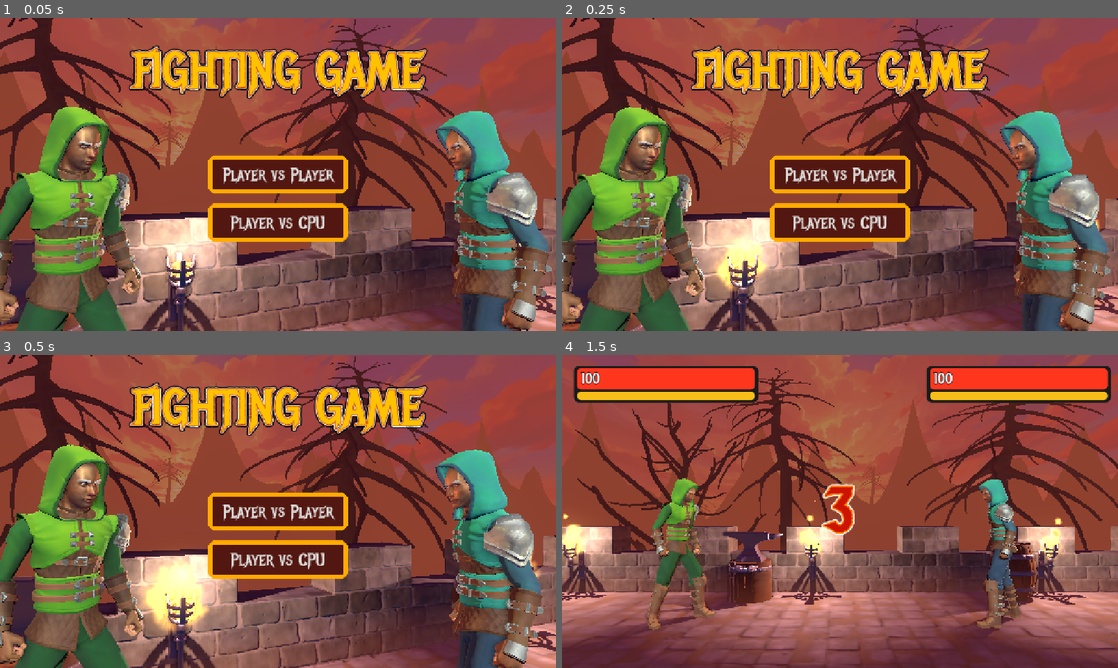
Above: before the commit, frames 1-4 (two rows, left to right).
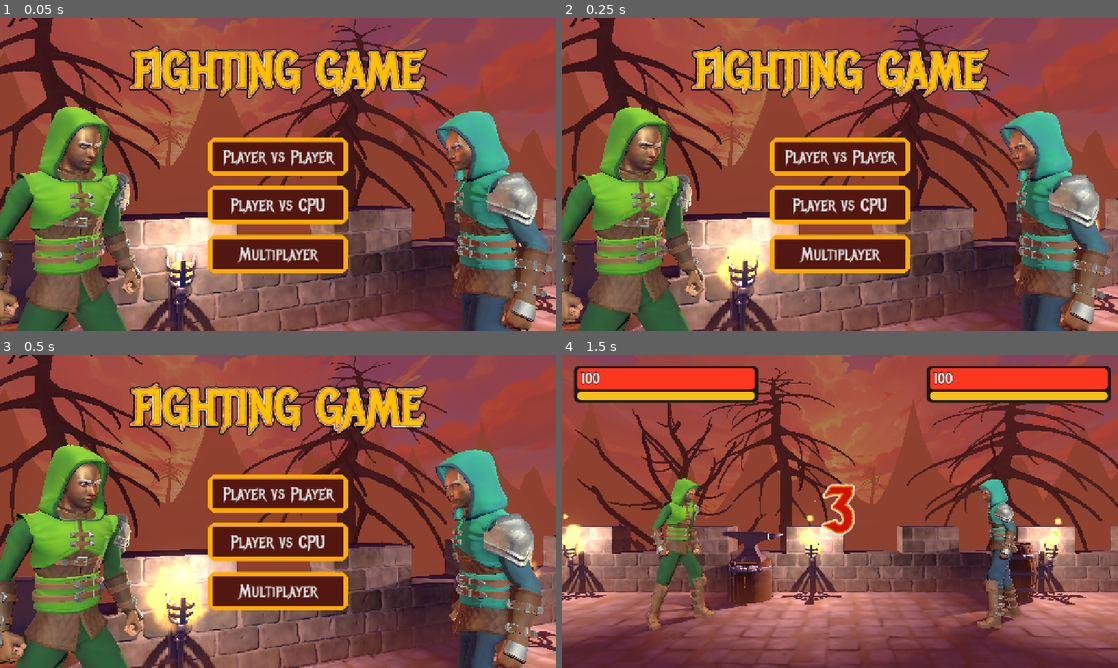
Above: after the commit, the same moments.

Repository: myles-rockland/fighting-game
Game: Godot game, scene res://Scenes/menu.tscn
Two runs of this game, one before a commit and one after it. Both use one fixed random seed, a clock stepped at 60 frames per second and the inputs below.
Inputs:
- Up to frame 1 (0.05 s): no input
- Up to frame 2 (0.25 s): no input
- Up to frame 3 (0.5 s): no input
- Up to frame 4 (1.5 s): click "Player vs Player" at 0.5 s

The runs differ from the first frame. In frame 1, 9.0% of the frame differs, in the area x 37-63%, y 38-82%; in frame 2, 9.0%; in frame 3, 9.0%; in frame 4, nothing differs.

Commit message:
Setup transitions between menu screens

Diff:
--- a/Scenes/menu.tscn
+++ b/Scenes/menu.tscn
@@ -4,8 +4,11 @@
 [ext_resource type="Script" uid="uid://cgiehurs6dw6f" path="res://Scripts/Menu/menu.gd" id="1_rfqti"]
 [ext_resource type="FontFile" uid="uid://bxx08scfu6nvs" path="res://Fonts/MetalMania-Regular.ttf" id="2_xhh6f"]
 [ext_resource type="PackedScene" uid="uid://d6jbw6wmibtg" path="res://Models/Outfits/Male_Ranger.gltf" id="3_q3rjx"]
+[ext_resource type="Script" uid="uid://c8uluemvdnmvj" path="res://Scripts/Menu/main_menu_screen.gd" id="4_5ti5v"]
 [ext_resource type="ArrayMesh" uid="uid://dm85wfnj78bd0" path="res://Models/FighterHead/Fighter_0_Head_Sphere_005_Retopology_004.res" id="4_6swd7"]
+[ext_resource type="Script" uid="uid://diy4wkqrubef0" path="res://Scripts/Menu/multiplayer_setup_screen.gd" id="5_1by5w"]
 [ext_resource type="ArrayMesh" uid="uid://cec0rgv8m4agg" path="res://Models/FighterHead/Fighter_0_Head_Face_001.res" id="5_7qvly"]
+[ext_resource type="Script" uid="uid://cj31wsyjwpchd" path="res://Scripts/Menu/multiplayer_lobby_screen.gd" id="6_kmwmt"]
 [ext_resource type="ArrayMesh" uid="uid://cl3k1a1875ioj" path="res://Models/FighterHead/Fighter_0_Head_Face.res" id="6_rfqti"]
 [ext_resource type="Script" uid="uid://b74q6ifxm4hti" path="res://Scripts/Hitboxes/hit_sender.gd" id="7_g8i7c"]
 [ext_resource type="Script" uid="uid://b04w020465vjn" path="res://Scripts/Hitboxes/hit_receiver.gd" id="8_23t3j"]
@@ -63,6 +66,49 @@
 corner_radius_bottom_left = 10
 corner_detail = 1
 
+[sub_resource type="StyleBoxFlat" id="StyleBoxFlat_g8i7c"]
+bg_color = Color(0.32156864, 0.09019608, 0.0627451, 1)
+border_width_left = 5
+border_width_top = 5
+border_width_right = 5
+border_width_bottom = 5
+border_color = Color(1, 0.67058825, 0, 1)
+corner_radius_top_left = 10
+corner_radius_top_right = 10
+corner_radius_bottom_right = 10
+corner_radius_bottom_left = 10
+corner_detail = 1
+
+[sub_resource type="StyleBoxFlat" id="StyleBoxFlat_23t3j"]
+bg_color = Color(0.1882353, 0.039215688, 0.019607844, 1)
+border_width_left = 5
+border_width_top = 5
+border_width_right = 5
+border_width_bottom = 5
+border_color = Color(1, 0.67058825, 0, 1)
+corner_radius_top_left = 10
+corner_radius_top_right = 10
+corner_radius_bottom_right = 10
+corner_radius_bottom_left = 10
+corner_detail = 1
+
+[sub_resource type="StyleBoxFlat" id="StyleBoxFlat_8ph6h"]
+bg_color = Color(0.20784314, 0.039215688, 0.03137255, 1)
+border_width_left = 5
+border_width_top = 5
+border_width_right = 5
+border_width_bottom = 5
+border_color = Color(1, 0.67058825, 0, 1)
+corner_radius_top_left = 10
+corner_radius_top_right = 10
+corner_radius_bottom_right = 10
+corner_radius_bottom_left = 10
+corner_detail = 1
+
+[sub_resource type="LabelSettings" id="LabelSettings_gvo7x"]
+font = ExtResource("2_xhh6f")
+font_size = 50
+
 [sub_resource type="SphereShape3D" id="SphereShape3D_8ph6h"]
 radius = 0.2
 
@@ -78,11 +124,12 @@
 }
 
 [node name="Menu" type="Node3D" unique_id=1287418912]
+
+[node name="Environment" parent="." unique_id=386558300 instance=ExtResource("1_1rerr")]
+
+[node name="CanvasLayer" type="CanvasLayer" parent="." unique_id=121250503 node_paths=PackedStringArray("start_screen")]
 script = ExtResource("1_rfqti")
-
-[node name="Environment" parent="." unique_id=386558300 instance=ExtResource("1_1rerr")]
-
-[node name="CanvasLayer" type="CanvasLayer" parent="." unique_id=121250503]
+start_screen = NodePath("MainMenuScreen")
 
 [node name="Title" type="Label" parent="CanvasLayer" unique_id=1597713188]
 anchors_preset = 10
@@ -95,16 +142,27 @@
 horizontal_alignment = 1
 vertical_alignment = 1
 
-[node name="PlayerVSPlayerButton" type="Button" parent="CanvasLayer" unique_id=1191749729]
+[node name="MainMenuScreen" type="Control" parent="CanvasLayer" unique_id=1693747117]
+visible = false
+layout_mode = 3
+anchors_preset = 15
+anchor_right = 1.0
+anchor_bottom = 1.0
+grow_horizontal = 2
+grow_vertical = 2
+script = ExtResource("4_5ti5v")
+
+[node name="PlayerVSPlayerButton" type="Button" parent="CanvasLayer/MainMenuScreen" unique_id=1191749729]
+layout_mode = 1
 anchors_preset = 8
 anchor_left = 0.5
 anchor_top = 0.5
 anchor_right = 0.5
 anchor_bottom = 0.5
 offset_left = -161.0
-offset_top = -44.0
+offset_top = -85.0
 offset_right = 161.0
-offset_bottom = 44.0
+offset_bottom = 3.0
 grow_horizontal = 2
 grow_vertical = 2
 theme_override_fonts/font = ExtResource("2_xhh6f")
@@ -114,16 +172,17 @@
 theme_override_styles/hover = SubResource("StyleBoxFlat_cayip")
 text = "Player vs Player"
 
-[node name="PlayerVSAIButton" type="Button" parent="CanvasLayer" unique_id=1282391625]
+[node name="PlayerVSAIButton" type="Button" parent="CanvasLayer/MainMenuScreen" unique_id=1282391625]
+layout_mode = 1
 anchors_preset = 8
 anchor_left = 0.5
 anchor_top = 0.5
 anchor_right = 0.5
 anchor_bottom = 0.5
 offset_left = -161.0
-offset_top = 67.0
+offset_top = 26.0
 offset_right = 161.0
-offset_bottom = 155.0
+offset_bottom = 114.0
 grow_horizontal = 2
 grow_vertical = 2
 theme_override_fonts/font = ExtResource("2_xhh6f")
@@ -132,6 +191,204 @@
 theme_override_styles/pressed = SubResource("StyleBoxFlat_xhh6f")
 theme_override_styles/hover = SubResource("StyleBoxFlat_cayip")
 text = "Player vs CPU"
+
+[node name="MultiplayerButton" type="Button" parent="CanvasLayer/MainMenuScreen" unique_id=952050283]
+layout_mode = 1
+anchors_preset = 8
+anchor_left = 0.5
+anchor_top = 0.5
+anchor_right = 0.5
+anchor_bottom = 0.5
+offset_left = -161.0
+offset_top = 139.0
+offset_right = 161.0
+offset_bottom = 227.0
+grow_horizontal = 2
+grow_vertical = 2
+theme_override_fonts/font = ExtResource("2_xhh6f")
+theme_override_font_sizes/font_size = 41
+theme_override_styles/normal = SubResource("StyleBoxFlat_gvo7x")
+theme_override_styles/pressed = SubResource("StyleBoxFlat_xhh6f")
+theme_override_styles/hover = SubResource("StyleBoxFlat_cayip")
+text = "Multiplayer"
+
+[node name="MultiplayerSetupScreen" type="Control" parent="CanvasLayer" unique_id=1420178146]
+visible = false
+layout_mode = 3
+anchors_preset = 15
+anchor_right = 1.0
+anchor_bottom = 1.0
+grow_horizontal = 2
+grow_vertical = 2
+script = ExtResource("5_1by5w")
+
+[node name="VBoxContainer" type="VBoxContainer" parent="CanvasLayer/MultiplayerSetupScreen" unique_id=916307559]
+layout_mode = 1
+anchors_preset = 8
+anchor_left = 0.5
+anchor_top = 0.5
+anchor_right = 0.5
+anchor_bottom = 0.5
+offset_left = -191.75
+offset_top = -50.5
+offset_right = 191.75
+offset_bottom = 50.5
+grow_horizontal = 2
+grow_vertical = 2
+
+[node name="UsernameInput" type="LineEdit" parent="CanvasLayer/MultiplayerSetupScreen/VBoxContainer" unique_id=213865726]
+layout_mode = 2
+placeholder_text = "Username..."
+
+[node name="IPInput" type="LineEdit" parent="CanvasLayer/MultiplayerSetupScreen/VBoxContainer" unique_id=1332552847]
+layout_mode = 2
+placeholder_text = "IP Address..."
+
+[node name="PortInput" type="LineEdit" parent="CanvasLayer/MultiplayerSetupScreen/VBoxContainer" unique_id=969928762]
+layout_mode = 2
+placeholder_text = "Port..."
+
+[node name="CreateGameButton" type="Button" parent="CanvasLayer/MultiplayerSetupScreen/VBoxContainer" unique_id=1544175236]
+layout_mode = 2
+theme_override_fonts/font = ExtResource("2_xhh6f")
+theme_override_font_sizes/font_size = 25
+theme_override_styles/normal = SubResource("StyleBoxFlat_g8i7c")
+theme_override_styles/pressed = SubResource("StyleBoxFlat_23t3j")
+theme_override_styles/hover = SubResource("StyleBoxFlat_8ph6h")
+text = "Create Game"
+
+[node name="JoinGameButton" type="Button" parent="CanvasLayer/MultiplayerSetupScreen/VBoxContainer" unique_id=384800619]
+layout_mode = 2
+theme_override_fonts/font = ExtResource("2_xhh6f")
+theme_override_font_sizes/font_size = 25
+theme_override_styles/normal = SubResource("StyleBoxFlat_g8i7c")
+theme_override_styles/pressed = SubResource("StyleBoxFlat_23t3j")
+theme_override_styles/hover = SubResource("StyleBoxFlat_8ph6h")
+text = "Join Game"
+
+[node name="BackButton" type="Button" parent="CanvasLayer/MultiplayerSetupScreen" unique_id=2067598421]
+layout_mode = 1
+anchors_preset = 7
+anchor_left = 0.5
+anchor_top = 1.0
+anchor_right = 0.5
+anchor_bottom = 1.0
+offset_left = -72.375
+offset_top = -174.0
+offset_right = 72.375
+offset_bottom = -102.0
+grow_horizontal = 2
+grow_vertical = 0
+theme_override_fonts/font = ExtResource("2_xhh6f")
+theme_override_font_sizes/font_size = 41
+theme_override_styles/normal = SubResource("StyleBoxFlat_gvo7x")
+theme_override_styles/pressed = SubResource("StyleBoxFlat_xhh6f")
+theme_override_styles/hover = SubResource("StyleBoxFlat_cayip")
+text = "Back"
+
+[node name="MultiplayerLobbyScreen" type="Control" parent="CanvasLayer" unique_id=284254006]
+visible = false
+layout_mode = 3
+anchors_preset = 15
+anchor_right = 1.0
+anchor_bottom = 1.0
+grow_horizontal = 2
+grow_vertical = 2
+script = ExtResource("6_kmwmt")
+
+[node name="PlayerHost" type="Label" parent="CanvasLayer/MultiplayerLobbyScreen" unique_id=1553447571]
+layout_mode = 1
+anchors_preset = 8
+anchor_left = 0.5
+anchor_top = 0.5
+anchor_right = 0.5
+anchor_bottom = 0.5
+offset_left = -136.5
+offset_top = -126.0
+offset_right = 136.5
+offset_bottom = -63.0
+grow_horizontal = 2
+grow_vertical = 2
+text = "Player 0 Name"
+label_settings = SubResource("LabelSettings_gvo7x")
+horizontal_alignment = 1
+vertical_alignment = 1
+
+[node name="vs" type="Label" parent="CanvasLayer/MultiplayerLobbyScreen" unique_id=692045558]
+layout_mode = 1
+anchors_preset = 8
+anchor_left = 0.5
+anchor_top = 0.5
+anchor_right = 0.5
+anchor_bottom = 0.5
+offset_left = -136.5
+offset_top = -62.0
+offset_right = 136.5
+offset_bottom = 1.0
+grow_horizontal = 2
+grow_vertical = 2
+text = "vs"
+label_settings = SubResource("LabelSettings_gvo7x")
+horizontal_alignment = 1
+vertical_alignment = 1
+
+[node name="PlayerClient" type="Label" parent="CanvasLayer/MultiplayerLobbyScreen" unique_id=652120540]
+layout_mode = 1
+anchors_preset = 8
+anchor_left = 0.5
+anchor_top = 0.5
+anchor_right = 0.5
+anchor_bottom = 0.5
+offset_left = -136.5
+offset_top = -1.0
+offset_right = 136.5
+offset_bottom = 62.0
+grow_horizontal = 2
+grow_vertical = 2
+text = "Player 1 Name"
+label_settings = SubResource("LabelSettings_gvo7x")
+horizontal_alignment = 1
+vertical_alignment = 1
+
+[node name="LeaveButton" type="Button" parent="CanvasLayer/MultiplayerLobbyScreen" unique_id=299822979]
+layout_mode = 1
+anchors_preset = 7
+anchor_left = 0.5
+anchor_top = 1.0
+anchor_right = 0.5
+anchor_bottom = 1.0
+offset_left = -101.0
+offset_top = -112.0
+offset_right = 101.0
+offset_bottom = -40.0
+grow_horizontal = 2
+grow_vertical = 0
+theme_override_fonts/font = ExtResource("2_xhh6f")
+theme_override_font_sizes/font_size = 41
+theme_override_styles/normal = SubResource("StyleBoxFlat_gvo7x")
+theme_override_styles/pressed = SubResource("StyleBoxFlat_xhh6f")
+theme_override_styles/hover = SubResource("StyleBoxFlat_cayip")
+text = "Leave"
+
+[node name="StartGameButton" type="Button" parent="CanvasLayer/MultiplayerLobbyScreen" unique_id=686088417]
+layout_mode = 1
+anchors_preset = 7
+anchor_left = 0.5
+anchor_top = 1.0
+anchor_right = 0.5
+anchor_bottom = 1.0
+offset_left = -133.0
+offset_top = -202.0
+offset_right = 133.0
+offset_bottom = -130.0
+grow_horizontal = 2
+grow_vertical = 0
+theme_override_fonts/font = ExtResource("2_xhh6f")
+theme_override_font_sizes/font_size = 41
+theme_override_styles/normal = SubResource("StyleBoxFlat_gvo7x")
+theme_override_styles/pressed = SubResource("StyleBoxFlat_xhh6f")
+theme_override_styles/hover = SubResource("StyleBoxFlat_cayip")
+text = "Start Game"
 
 [node name="Camera3D" type="Camera3D" parent="." unique_id=1469007003]
 transform = Transform3D(0.92077315, 0, -0.39009854, 0, 1, 0, 0.39009854, 0, 0.92077315, -0.92048806, 1.5064595, 1.7605548)
@@ -473,8 +730,14 @@
 volume_db = -15.0
 autoplay = true
 
-[connection signal="pressed" from="CanvasLayer/PlayerVSPlayerButton" to="." method="_on_player_vs_player_button_pressed"]
-[connection signal="pressed" from="CanvasLayer/PlayerVSAIButton" to="." method="_on_player_vs_ai_button_pressed"]
+[connection signal="pressed" from="CanvasLayer/MainMenuScreen/PlayerVSPlayerButton" to="CanvasLayer/MainMenuScreen" method="_on_player_vs_player_button_pressed"]
+[connection signal="pressed" from="CanvasLayer/MainMenuScreen/PlayerVSAIButton" to="CanvasLayer/MainMenuScreen" method="_on_player_vsai_button_pressed"]
+[connection signal="pressed" from="CanvasLayer/MainMenuScreen/MultiplayerButton" to="CanvasLayer/MainMenuScreen" method="_on_multiplayer_button_pressed"]
+[connection signal="pressed" from="CanvasLayer/MultiplayerSetupScreen/VBoxContainer/CreateGameButton" to="CanvasLayer/MultiplayerSetupScreen" method="_on_create_game_button_pressed"]
+[connection signal="pressed" from="CanvasLayer/MultiplayerSetupScreen/VBoxContainer/JoinGameButton" to="CanvasLayer/MultiplayerSetupScreen" method="_on_join_game_button_pressed"]
+[connection signal="pressed" from="CanvasLayer/MultiplayerSetupScreen/BackButton" to="CanvasLayer/MultiplayerSetupScreen" method="_on_back_button_pressed"]
+[connection signal="pressed" from="CanvasLayer/MultiplayerLobbyScreen/LeaveButton" to="CanvasLayer/MultiplayerLobbyScreen" method="_on_leave_button_pressed"]
+[connection signal="pressed" from="CanvasLayer/MultiplayerLobbyScreen/StartGameButton" to="CanvasLayer/MultiplayerLobbyScreen" method="_on_start_game_button_pressed"]
 
 [editable path="Male_Ranger"]
 [editable path="Male_Ranger3"]
--- /dev/null
+++ b/Scripts/Menu/main_menu_screen.gd
@@ -0,0 +1,18 @@
+extends MenuScreen
+
+@onready var menu : Menu = $".."
+
+func _on_player_vs_player_button_pressed() -> void:
+	_start_game(GameConfig.GameMode.PLAYER_VS_PLAYER)
+
+
+func _on_player_vsai_button_pressed() -> void:
+	_start_game(GameConfig.GameMode.PLAYER_VS_AI)
+
+
+func _on_multiplayer_button_pressed() -> void:
+	menu.set_screen($"../MultiplayerSetupScreen")
+
+func _start_game(game_mode : GameConfig.GameMode):
+	GameConfig.game_mode = game_mode
+	get_tree().change_scene_to_file("res://Scenes/game.tscn")
--- a/Scripts/Menu/menu.gd
+++ b/Scripts/Menu/menu.gd
@@ -1,14 +1,25 @@
-extends Node3D
+class_name Menu
+extends CanvasLayer
 
+@export var start_screen : MenuScreen
+var screens : Array[MenuScreen] = []
+var current_screen : MenuScreen
 
-func _on_player_vs_player_button_pressed() -> void:
-	_start_game(GameConfig.GameMode.PLAYER_VS_PLAYER)
+func _ready():
+	for child in get_children():
+		if child is not MenuScreen:
+			continue
 
+		screens.append(child)
+		child.visible = false
 
+	set_screen(start_screen)
 
-func _on_player_vs_ai_button_pressed() -> void:
-	_start_game(GameConfig.GameMode.PLAYER_VS_AI)
+func set_screen(screen : MenuScreen):
+	if current_screen:
+		current_screen.close()
+		current_screen.visible = false
 
-func _start_game(game_mode : GameConfig.GameMode):
-	GameConfig.game_mode = game_mode
-	get_tree().change_scene_to_file("res://Scenes/game.tscn")
+	current_screen = screen
+	current_screen.visible = true
+	current_screen.open()
--- /dev/null
+++ b/Scripts/Menu/menu_screen.gd
@@ -0,0 +1,8 @@
+class_name MenuScreen
+extends Node
+
+func open():
+	pass
+
+func close():
+	pass
--- /dev/null
+++ b/Scripts/Menu/multiplayer_lobby_screen.gd
@@ -0,0 +1,21 @@
+extends MenuScreen
+
+@onready var menu : Menu = $".."
+
+@onready var player_host_name : Label = $PlayerHost
+@onready var player_client_name : Label = $PlayerClient
+
+@onready var start_game_button : Button = $StartGameButton
+
+func open():
+	_update_ui()
+
+func _update_ui():
+	pass
+
+func _on_leave_button_pressed() -> void:
+	# TODO: Disconnect from the server
+	menu.set_screen($"../MainMenuScreen")
+
+func _on_start_game_button_pressed() -> void:
+	print("Start game")
--- /dev/null
+++ b/Scripts/Menu/multiplayer_setup_screen.gd
@@ -0,0 +1,17 @@
+extends MenuScreen
+
+@onready var username_input : LineEdit = $VBoxContainer/UsernameInput
+@onready var ip_input : LineEdit = $VBoxContainer/IPInput
+@onready var port_input : LineEdit = $VBoxContainer/PortInput
+
+@onready var menu : Menu = $".."
+
+
+func _on_back_button_pressed() -> void:
+	menu.set_screen($"../MainMenuScreen")
+
+func _on_create_game_button_pressed() -> void:
+	print("Create server")
+
+func _on_join_game_button_pressed() -> void:
+	print("Join server")
Not shown, added: Scripts/Menu/main_menu_screen.gd.uid
Not shown, added: Scripts/Menu/menu_screen.gd.uid
Not shown, added: Scripts/Menu/multiplayer_lobby_screen.gd.uid
Not shown, added: Scripts/Menu/multiplayer_setup_screen.gd.uid
Not shown, added: export_presets.cfg
